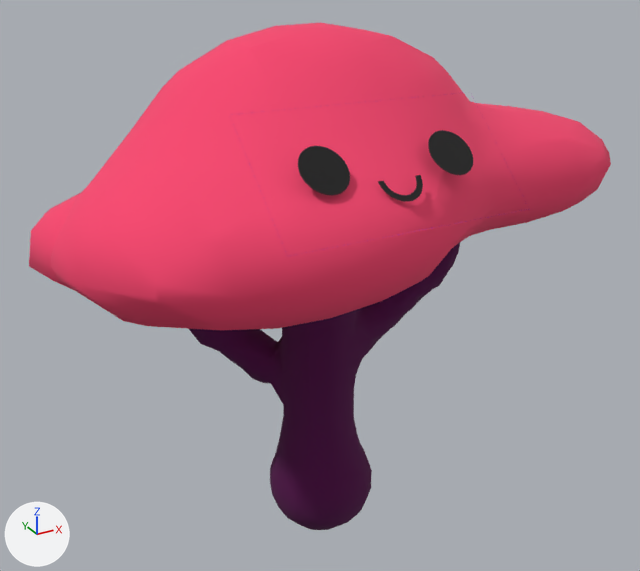
An edit to the Blender file assets/models/Environment/Trees/Tree1.blend, drawn before and after from the same camera.
Both versions are drawn from a 50 mm lens placed at (-8.69, -15.77, 13.0), pointed at (0.23, 0.45, 4.89). Every picture has the same lights, and +X, +Y and +Z are marked at lower left.

Names of what the first picture shows: 'Face', 'Leafes1', 'Tree1'.
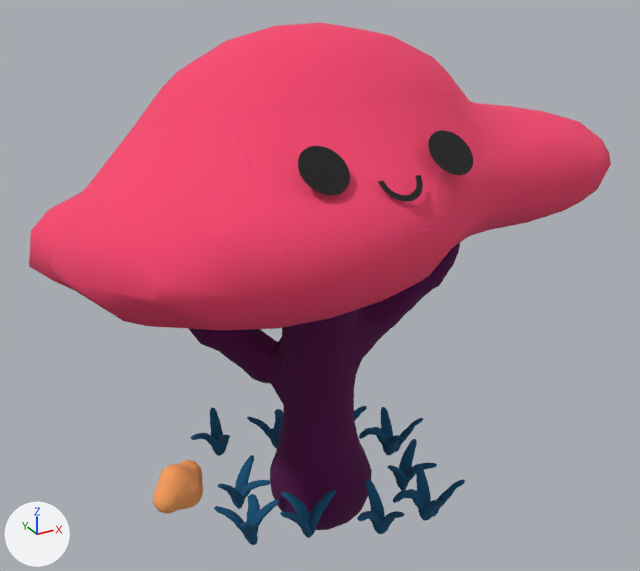
Changed parts and their boxes (x1, y1, x2, y2) in the pictures (640 x 571 px):
'Collection.010', added: after (153, 460, 203, 514)
'Collection.008', added: after (393, 466, 465, 521)
'Collection.007', added: after (214, 494, 280, 545)
'Collection', added: after (280, 490, 336, 538)
'Collection.009', added: after (359, 407, 423, 455)
'Collection.001', added: after (357, 479, 405, 534)
'Collection.004', added: after (218, 455, 271, 509)
'Collection.002', added: after (388, 439, 437, 490)
'Collection.005', added: after (190, 407, 230, 456)
'Collection.006', added: after (247, 409, 284, 449)
'Collection.003', added: after (354, 406, 367, 421)

Diff of the bpy script that builds the scene:
```diff
--- a/assets/models/Environment/Trees/Tree1.blend.py
+++ b/assets/models/Environment/Trees/Tree1.blend.py
@@ col_collection @@
+col_collection = bpy.data.collections.new('Collection')
+col_collection.objects.link(ob_smallrock1)
@@ col_collection_001 @@
+col_collection_001 = bpy.data.collections.new('Collection.001')
+col_collection_001.objects.link(ob_grass2)
@@ col_collection_002 @@
+col_collection_002 = bpy.data.collections.new('Collection.002')
+col_collection_002.objects.link(ob_grass1)
@@ ob_collection_010 @@
+ob_collection_010 = bpy.data.objects.new('Collection.010', None)
+ob_collection_010.location = (-3.06, 1.21, -0.27)
+ob_collection_010.rotation_euler = (0.0, 0.0, 0.502)  # degrees (0, 0, 29)
+ob_collection_010.instance_type = 'COLLECTION'
+ob_collection_010.instance_collection = col_collection
@@ ob_smallrock1 @@
+ob_smallrock1 = bpy.data.objects.new('smallRock1', me_mesh_002)  # 310 vertices, 382 faces; spans x -2.37..2.09, y -1.13..1.65, z -0.64..2.31; in mat_rock (orange #ffa763)
+ob_smallrock1.location = (0.0, 0.0, 0.0)
+ob_smallrock1.scale = (0.384, 0.384, 0.384)
@@ ob_collection_009 @@
+ob_collection_009 = bpy.data.objects.new('Collection.009', None)
+ob_collection_009.location = (2.06, 0.23, -0.11)
+ob_collection_009.rotation_euler = (0.0, 0.0, 1.223)  # degrees (0, 0, 70)
+ob_collection_009.instance_type = 'COLLECTION'
+ob_collection_009.instance_collection = col_collection_001
@@ ob_grass2 @@
+ob_grass2 = bpy.data.objects.new('Grass2', me_mesh_003)  # 3194 vertices, 4062 faces; spans x -8.2..7.6, y -10.0..8.2, z -0.9..11.2; in mat_grass2 (dark blue #0a547b)
+ob_grass2.location = (0.0, 0.0, 0.0)
+ob_grass2.scale = (0.0901, 0.0901, 0.0901)
@@ ob_collection_008 @@
+ob_collection_008 = bpy.data.objects.new('Collection.008', None)
+ob_collection_008.location = (1.39, -2.37, -0.11)
+ob_collection_008.rotation_euler = (0.0, 0.0, 1.223)  # degrees (0, 0, 70)
+ob_collection_008.instance_type = 'COLLECTION'
+ob_collection_008.instance_collection = col_collection_001
@@ ob_collection_007 @@
+ob_collection_007 = bpy.data.objects.new('Collection.007', None)
+ob_collection_007.location = (-2.37, -1.02, -0.11)
+ob_collection_007.rotation_euler = (0.0, 0.0, -0.443)  # degrees (0, 0, -25)
+ob_collection_007.instance_type = 'COLLECTION'
+ob_collection_007.instance_collection = col_collection_001
@@ ob_collection_006 @@
+ob_collection_006 = bpy.data.objects.new('Collection.006', None)
+ob_collection_006.location = (-0.23, 1.96, -0.11)
+ob_collection_006.rotation_euler = (0.0, 0.0, -0.443)  # degrees (0, 0, -25)
+ob_collection_006.instance_type = 'COLLECTION'
+ob_collection_006.instance_collection = col_collection_001
@@ ob_collection_005 @@
+ob_collection_005 = bpy.data.objects.new('Collection.005', None)
+ob_collection_005.location = (-1.72, 2.36, -0.15)
+ob_collection_005.rotation_euler = (0.0, 0.0, 1.37)  # degrees (0, 0, 78)
+ob_collection_005.instance_type = 'COLLECTION'
+ob_collection_005.instance_collection = col_collection_002
@@ ob_grass1 @@
+ob_grass1 = bpy.data.objects.new('Grass1', me_mesh_004)  # 2348 vertices, 2974 faces; spans x -8.2..7.6, y -2.8..7.9, z -0.9..10.7; in mat_grass1 (dark blue #0a547b)
+ob_grass1.location = (0.0, 0.0, 0.0)
+ob_grass1.scale = (0.0901, 0.0901, 0.0901)
@@ ob_collection_004 @@
+ob_collection_004 = bpy.data.objects.new('Collection.004', None)
+ob_collection_004.location = (-2.1, 0.12, -0.15)
+ob_collection_004.rotation_euler = (0.0, 0.0, 3.623)  # degrees (0, 0, 208)
+ob_collection_004.instance_type = 'COLLECTION'
+ob_collection_004.instance_collection = col_collection_002
@@ ob_collection_003 @@
+ob_collection_003 = bpy.data.objects.new('Collection.003', None)
+ob_collection_003.location = (1.39, 1.33, -0.15)
+ob_collection_003.rotation_euler = (0.0, 0.0, 4.406)  # degrees (0, 0, 252)
+ob_collection_003.instance_type = 'COLLECTION'
+ob_collection_003.instance_collection = col_collection_002
@@ ob_collection_002 @@
+ob_collection_002 = bpy.data.objects.new('Collection.002', None)
+ob_collection_002.location = (1.66, -1.16, -0.15)
+ob_collection_002.rotation_euler = (0.0, 0.0, 3.593)  # degrees (0, 0, 206)
+ob_collection_002.instance_type = 'COLLECTION'
+ob_collection_002.instance_collection = col_collection_002
@@ ob_collection_001 @@
+ob_collection_001 = bpy.data.objects.new('Collection.001', None)
+ob_collection_001.location = (0.28, -2.25, -0.15)
+ob_collection_001.rotation_euler = (0.0, 0.0, 1.508)  # degrees (0, 0, 86)
+ob_collection_001.instance_type = 'COLLECTION'
+ob_collection_001.instance_collection = col_collection_002
@@ ob_collection @@
+ob_collection = bpy.data.objects.new('Collection', None)
+ob_collection.location = (-1.17, -1.54, -0.15)
+ob_collection.instance_type = 'COLLECTION'
+ob_collection.instance_collection = col_collection_002
```
